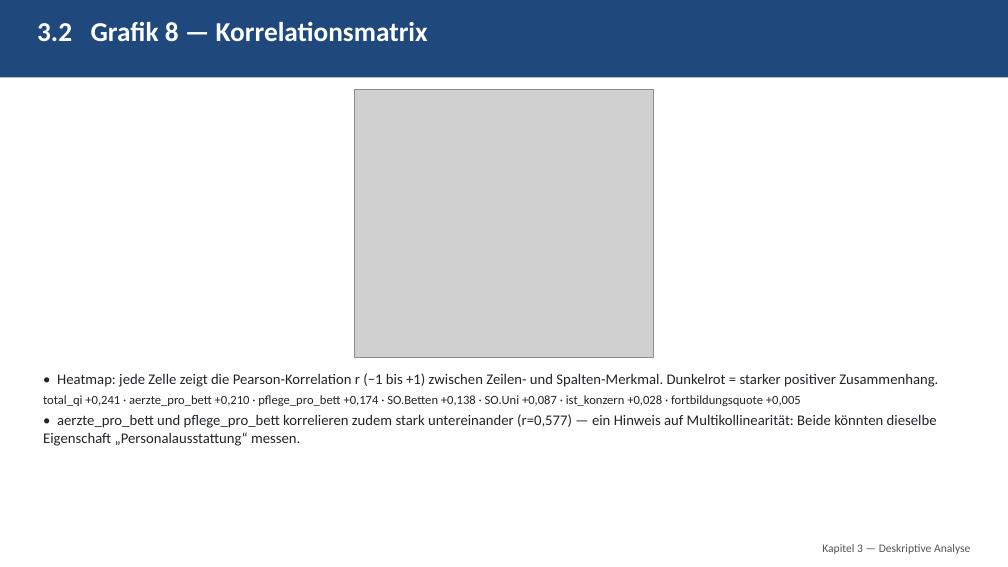
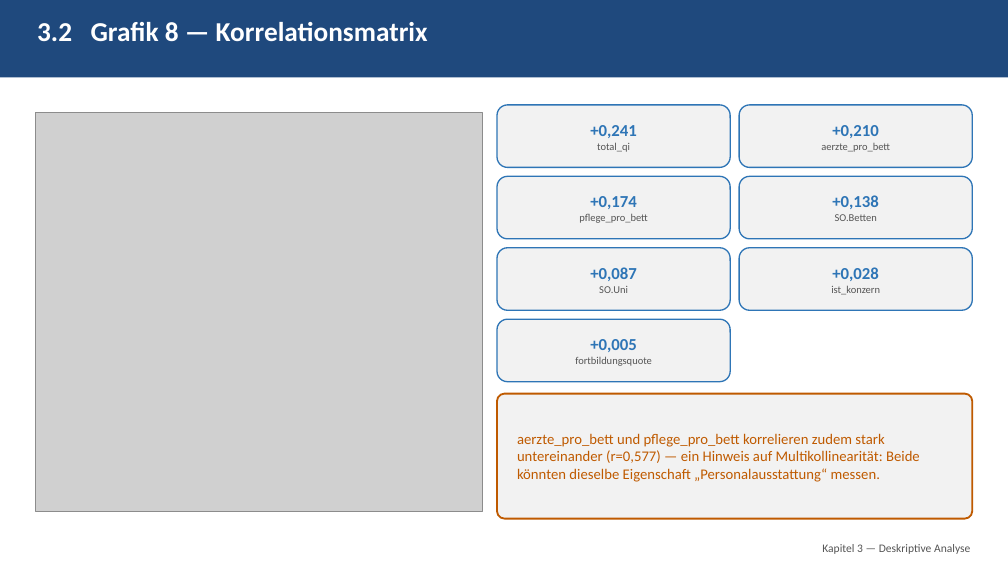
Before and after one commit to eufunk/Qualitaets_Muster_Finder, a slide deck: slide 18 of Doku/PPT/Projektbegleitende_Praesentation.pptx (slide 21 before the commit). Drawn at 1008x567 pixels with LibreOffice and Linux fonts; fonts in the diff are those of the drawing; grey boxes stand for pictures. Boxes give left, top, right and bottom in pixels: in the first picture for what was removed or moved away, otherwise in the second. Text is boxed around its words. In the diff, an @@ line names an element or a change of style, - is before the commit and + after.

```diff
--- a/Doku/PPT/Projektbegleitende_Praesentation.pptx
+++ b/Doku/PPT/Projektbegleitende_Praesentation.pptx
@@ picture: place and size @@
-picture at [354, 89, 654, 357]
+picture at [36, 113, 482, 511]
@@ rounded rectangle added at [497, 105, 730, 168], fill #F2F2F2, outline #2E75B6 1.25 pt, 10 pt, text #555555 @@
++0,241
+total_qi
@@ rounded rectangle added at [740, 105, 972, 168], fill #F2F2F2, outline #2E75B6 1.25 pt, 10 pt, text #555555 @@
++0,210
+aerzte_pro_bett
@@ rounded rectangle added at [497, 176, 730, 239], fill #F2F2F2, outline #2E75B6 1.25 pt, 10 pt, text #555555 @@
++0,174
+pflege_pro_bett
@@ rounded rectangle added at [740, 176, 972, 239], fill #F2F2F2, outline #2E75B6 1.25 pt, 10 pt, text #555555 @@
++0,138
+SO.Betten
@@ rounded rectangle added at [497, 248, 730, 311], fill #F2F2F2, outline #2E75B6 1.25 pt, 16 pt, text #2E75B6, bold @@
++0,087
+SO.Uni
@@ rounded rectangle added at [740, 248, 972, 311], fill #F2F2F2, outline #2E75B6 1.25 pt, 10 pt, text #555555 @@
++0,028
+ist_konzern
@@ rounded rectangle added at [497, 319, 730, 382], fill #F2F2F2, outline #2E75B6 1.25 pt, 10 pt, text #555555 @@
++0,005
+fortbildungsquote
@@ text removed at [43, 373, 938, 446] @@
-• Heatmap: jede Zelle zeigt die Pearson-Korrelation r (−1 bis +1) zwischen Zeilen- und Spalten-Merkmal. Dunkelrot = starker positiver Zusammenhang.
-total_qi +0,241 · aerzte_pro_bett +0,210 · pflege_pro_bett +0,174 · SO.Betten +0,138 · SO.Uni +0,087 · ist_konzern +0,028 · fortbildungsquote +0,005
-• aerzte_pro_bett und pflege_pro_bett korrelieren zudem stark untereinander (r=0,577) — ein Hinweis auf Multikollinearität: Beide könnten dieselbe Eigenschaft „Personalausstattung“ messen.
@@ rounded rectangle added at [497, 394, 972, 519], fill #F2F2F2, outline #BF5A00 1.75 pt, 14 pt, text #BF5A00 @@
+aerzte_pro_bett und pflege_pro_bett korrelieren zudem stark untereinander (r=0,577) — ein Hinweis auf Multikollinearität: Beide könnten dieselbe Eigenschaft „Personalausstattung“ messen.
```
Also in this commit, not shown: 25 other slides changed, 8 slides removed, 28 other files.
